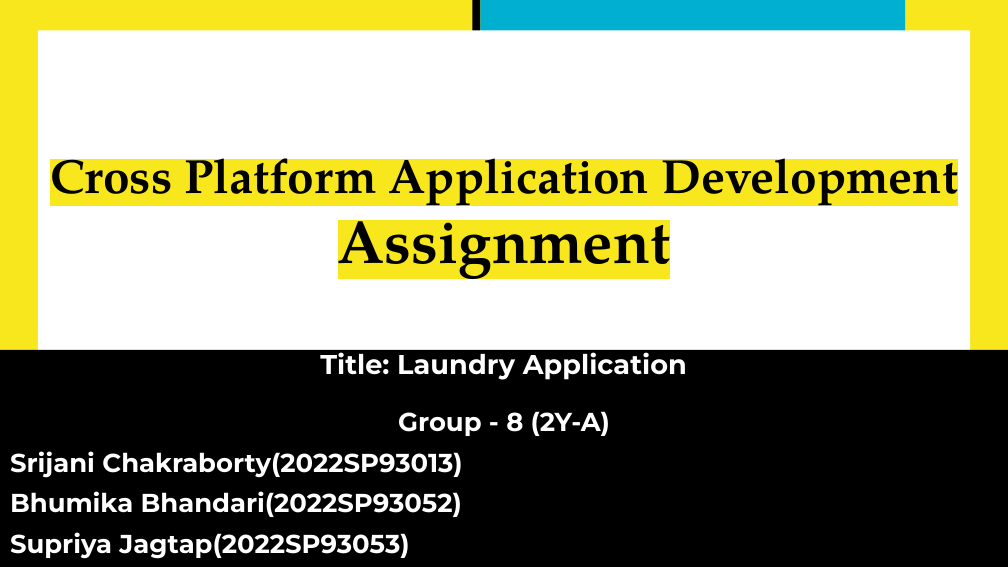
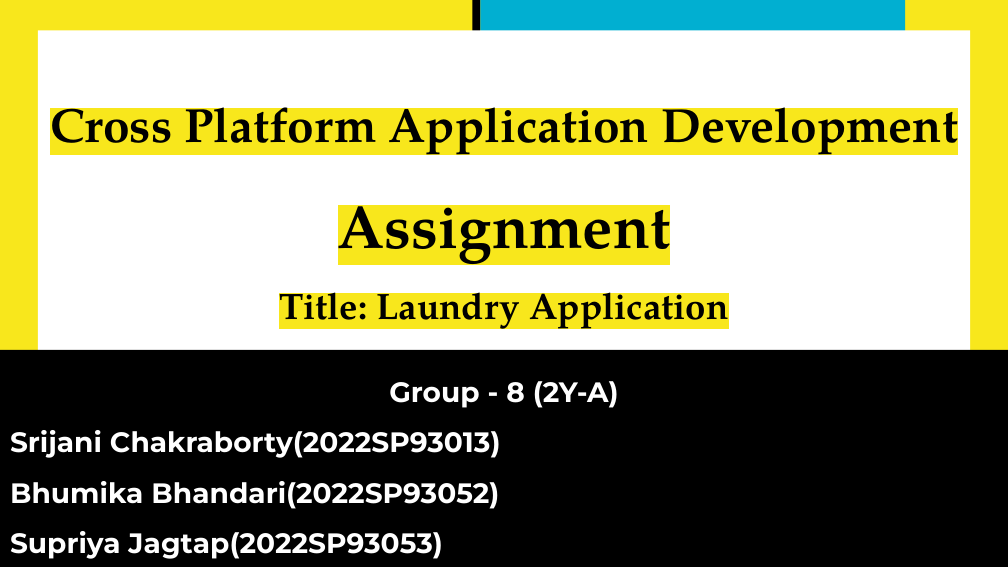
Before and after one commit to CPAD2023/CPAD2023SecATeam08, a slide deck: slide 1 of Group 8 - Presentation - Laundry App.pptx. Drawn at 1008x567 pixels with LibreOffice and Linux fonts; fonts in the diff are those of the drawing. Boxes give left, top, right and bottom in pixels: in the first picture for what was removed or moved away, otherwise in the second. Text is boxed around its words. In the diff, an @@ line names an element or a change of style, - is before the commit and + after.

Commit message:
Presentation uploaded

```diff
--- a/Group 8 - Presentation - Laundry App.pptx
+++ b/Group 8 - Presentation - Laundry App.pptx
@@ title at [338, 185, 671, 270]: line spacing 1 to 1.5 @@
@@ title at [279, 280, 728, 333]: paragraph added @@
+Title: Laundry Application
@@ subtitle "Group - 8 (2Y-A)" at [0, 350, 1008, 566]: size 18.5 to 20 pt; line spacing 1.3 to 1.5 @@
@@ subtitle at [320, 347, 687, 380]: paragraph removed @@
-Title: Laundry Application
```
Also in this commit, not shown: 1 other slide changed.
